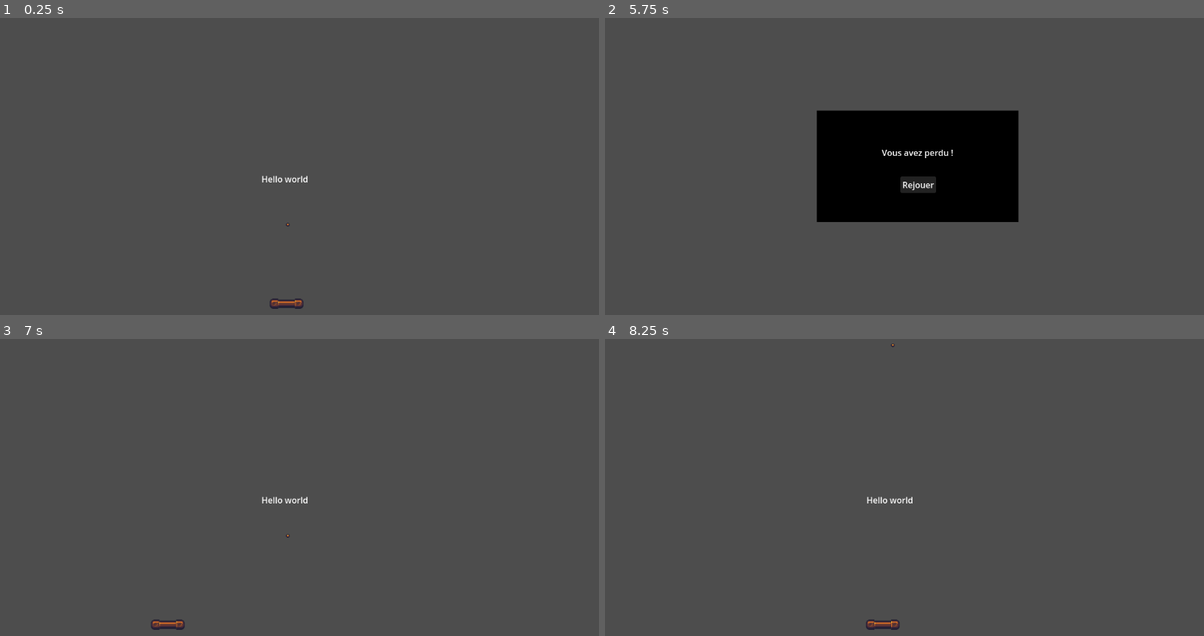
Above: before the commit, frames 1-4 (two rows, left to right).
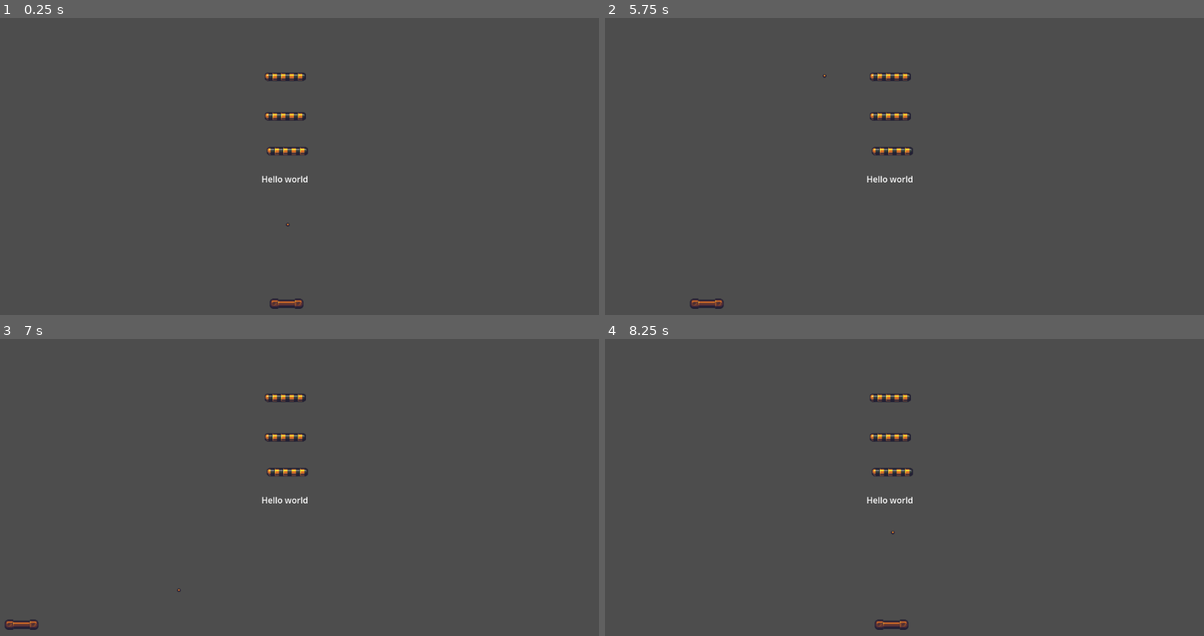
Above: after the commit, the same moments.

Repository: 34lks66/R5.A.06-Godot
Game: Godot game, scene res://casse-briques/main.tscn
Same seed, same stepped clock (60 frames per second), same inputs: the game is played once before the commit and once after it.
Inputs (mouse positions are in pixels of both pictures, inside the frame that each line leads up to):
- Up to frame 1 (0.25 s): no input
- Up to frame 2 (5.75 s): tap Enter at 0.5, 2.75, 4.25 s; hold Right (p1_right) 0.53-1.25 s; click "Rejouer" at 1.25 s; tap Space at 2, 3.5, 5 s; hold Left (p1_left) 2.03-2.78 s; hold Right (p1_right) 2.78-4.28 s; hold Left (p1_left) from 4.28 s (still down)
- Up to frame 3 (7 s): release Left (p1_left) at 5.75 s; click (311, 505) at 5.75 s, where only the run before the commit has a clickable "Rejouer"; hold Left (p1_left) from 6.53 s (still down)
- Up to frame 4 (8.25 s): release Left (p1_left) at 7.28 s; hold Right (p1_right) 7.28-8 s; click (916, 505) at 8 s, where only the run after the commit has a clickable "Rejouer"

The runs differ from the first frame. In frame 1, 0.5% of the frame differs, in the area x 44-52%, y 18-47%; in frame 2, 13%, in the area x 14-69%, y 18-98%; in frame 3, 0.9%; in frame 4, 0.7%.

Commit message:
creation brick

Diff:
--- /dev/null
+++ b/tp-casse-briques/brick/brick.gd
@@ -0,0 +1,14 @@
+extends RigidBody2D
+
+
+# Called when the node enters the scene tree for the first time.
+func _ready() -> void:
+	connect("body_entered", _on_body_entered)
+
+# Called every frame. 'delta' is the elapsed time since the previous frame.
+func _process(delta: float) -> void:
+	pass
+
+func _on_body_entered(body):
+	if body.is_in_group("ball"):
+		queue_free()
--- /dev/null
+++ b/tp-casse-briques/brick/brick.tscn
@@ -0,0 +1,28 @@
+[gd_scene load_steps=4 format=3 uid="uid://dibiaistk5od8"]
+
+[ext_resource type="Texture2D" uid="uid://cj1e0juynue8d" path="res://assets/more_breakout_pieces.png" id="1_1bmya"]
+
+[sub_resource type="PhysicsMaterial" id="PhysicsMaterial_1bmya"]
+friction = 0.0
+bounce = 1.0
+
+[sub_resource type="RectangleShape2D" id="RectangleShape2D_1bmya"]
+size = Vector2(83, 28)
+
+[node name="Brick" type="RigidBody2D"]
+physics_material_override = SubResource("PhysicsMaterial_1bmya")
+gravity_scale = 0.0
+can_sleep = false
+freeze = true
+contact_monitor = true
+max_contacts_reported = 1
+
+[node name="Sprite2D" type="Sprite2D" parent="."]
+position = Vector2(553, 264)
+texture = ExtResource("1_1bmya")
+region_enabled = true
+region_rect = Rect2(672.87787, 207.91385, 77.73419, 16.528412)
+
+[node name="CollisionShape2D" type="CollisionShape2D" parent="."]
+position = Vector2(555, 262)
+shape = SubResource("RectangleShape2D_1bmya")
--- a/tp-casse-briques/casse-briques/main.tscn
+++ b/tp-casse-briques/casse-briques/main.tscn
@@ -6,6 +6,25 @@
 [ext_resource type="PackedScene" uid="uid://c0a1ihoeat7nq" path="res://mur/mur.tscn" id="4_ghjii"]
 [ext_resource type="PackedScene" uid="uid://c2sj5br7nbyv0" path="res://fosse/fosse.tscn" id="5_0eiif"]
 [ext_resource type="Script" uid="uid://dgyw6y8nhq2lg" path="res://fosse/fosse.gd" id="6_vaoxn"]
+[ext_resource type="PackedScene" uid="uid://dibiaistk5od8" path="res://brick/brick.tscn" id="7_ddf2j"]
+[ext_resource type="Script" uid="uid://c0trye3gcpufb" path="res://brick/brick.gd" id="8_a85rn"]
+
+[sub_resource type="GDScript" id="GDScript_a85rn"]
+script/source = "extends RigidBody2D
+
+
+# Called when the node enters the scene tree for the first time.
+func _ready() -> void:
+	connect(\"body_entered\", _on_body_entered)
+
+# Called every frame. 'delta' is the elapsed time since the previous frame.
+func _process(delta: float) -> void:
+	pass
+
+func _on_body_entered(body):
+	if body.is_in_group(\"ball\"):
+		queue_free()
+"
 
 [node name="Node2D" type="Node2D"]
 
@@ -28,3 +47,14 @@
 [node name="Fosse" parent="." instance=ExtResource("5_0eiif")]
 position = Vector2(577, 638)
 script = ExtResource("6_vaoxn")
+
+[node name="Brick" parent="." instance=ExtResource("7_ddf2j")]
+script = ExtResource("8_a85rn")
+
+[node name="Brick3" parent="." instance=ExtResource("7_ddf2j")]
+position = Vector2(-4, -141)
+script = SubResource("GDScript_a85rn")
+
+[node name="Brick2" parent="." instance=ExtResource("7_ddf2j")]
+position = Vector2(-4, -66)
+script = SubResource("GDScript_a85rn")
Not shown, added: tp-casse-briques/brick/brick.gd.uid
Not shown: 1 places in tp-casse-briques/casse-briques/main.tscn that only renumber resources
